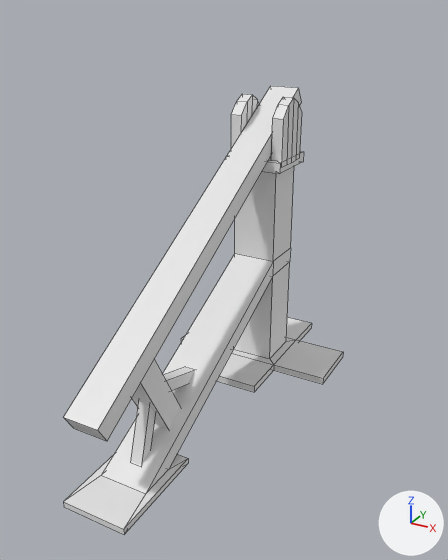
The Blender file TheGame/Assets/models/balista/balista.blend: old version first, new version second.
One viewpoint serves both versions: a 50 mm camera at (4.71, -10.1, 6.41) aimed at (0.1, -1.73, 2.22). The lights are fixed; the arrows at lower right show +X, +Y and +Z. Mesh edges are drawn as thin lines.
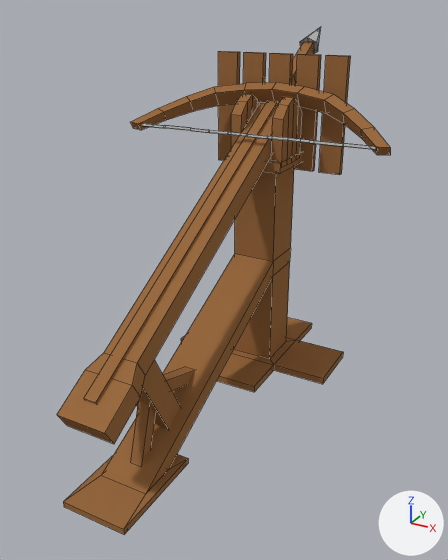
Changed parts and their boxes (x1, y1, x2, y2) in the pictures (448 x 560 px):
'Cube', reshaped
    before: (63, 86, 343, 535)
    after: (57, 94, 343, 535)
'balista_shield', added (brown)
    after: (218, 51, 351, 175)
'Circle.001', added (brown)
    after: (131, 82, 391, 155)
    faces in mat_material (brown #9b6c42): (131, 82, 391, 155)
    faces in mat_material_001 (grey #b9b9b9): (141, 123, 376, 150)
'arrow', added (brown)
    after: (84, 27, 321, 404)
    faces in mat_material (brown #9b6c42): (84, 42, 314, 404)
    faces in mat_material_001 (grey #b9b9b9): (300, 27, 321, 53)
part 1 of me_cube, built on
    before: (63, 86, 301, 441)
    after: (57, 103, 279, 444)
part 2 of me_cube, recoloured (white to brown)
    both: (63, 94, 343, 535)

Diff of the bpy script that builds the scene:
```diff
--- a/TheGame/Assets/models/balista/balista.blend.py
+++ b/TheGame/Assets/models/balista/balista.blend.py
@@ me_cube @@
 # verts and faces of me_cube; kept vertices keep their numbers, new ones are numbered from 144
-me_cube.from_pydata(...)  # 144 vertices, 130 faces; spans x -1.57..1.57, y -5.31..1.42, z -0.05..5.09
+me_cube.from_pydata(...)  # 152 vertices, 138 faces; spans x -1.57..1.57, y -5.31..1.42, z -0.05..5.09
+# me_cube part 1
+delete_faces([(72, 73, 75, 74), (76, 78, 79, 77), (72, 74, 78, 76), (73, 77, 79, 75)])
+verts[72] = (-0.39, -5.15, 1.31)  # moved, pixel (67, 425)
+verts[73] = (-0.39, -5.31, 1.59)  # moved, pixel (56, 414)
+verts[76] = (0.39, -5.15, 1.31)  # moved, pixel (114, 444)
+verts[77] = (0.39, -5.31, 1.59)  # moved, pixel (104, 433)
+for new, old in zip([*range(144, 148)], [72, 73, 76, 77]): verts[new] = verts[old] + (0.0, 0.6, 0.35)
+for new, old in zip([*range(148, 152)], [74, 75, 78, 79]): verts[new] = verts[old] + (0.0, -5.17, -2.99)
+faces += [(74, 148, 149, 75), (76, 146, 147, 77), (74, 78, 150, 148), (75, 149, 151, 79), (73, 77, 147, 145), (72, 144, 146, 76)]
+faces += [(146, 150, 151, 147), (72, 73, 145, 144), (78, 79, 151, 150), (145, 147, 151, 149), (144, 148, 150, 146), (144, 145, 149, 148)]
+# me_cube part 2: 126 faces spanning x -1.57..1.57, y -5.31..1.42, z -0.05..5.09 switch from no material to mat_material (brown #9b6c42)
@@ ob_circle_001 @@
+ob_circle_001 = bpy.data.objects.new('Circle.001', me_circle_002)  # 88 vertices, 82 faces; spans x -2.4..2.4, y -1.34..0.02, z -0.25..0.08; in mat_material (brown #9b6c42), mat_material_001 (grey #b9b9b9)
+ob_circle_001.location = (0.0, 0.4, 5.13)
+ob_circle_001.rotation_euler = (0.436, 0.0, 0.0)  # degrees (25, 0, 0)
@@ ob_balista_shield @@
+ob_balista_shield = bpy.data.objects.new('balista_shield', me_cube_002)  # a box spanning x -0.2..0.2, y -0.05..0.05, z -1.0..1.0; in mat_material (brown #9b6c42); modifiers ARRAY
+ob_balista_shield.location = (-1.03, 0.52, 4.67)
@@ ob_arrow @@
+ob_arrow = bpy.data.objects.new('arrow', me_cube_003)  # 29 vertices, 26 faces; spans x -1.7..1.7, y -36.1..39.8, z -21.4..23.1; in mat_material (brown #9b6c42), mat_material_001 (grey #b9b9b9)
+ob_arrow.location = (-0.03, -1.46, 3.75)
+ob_arrow.scale = (0.1, 0.1, 0.1)
```
